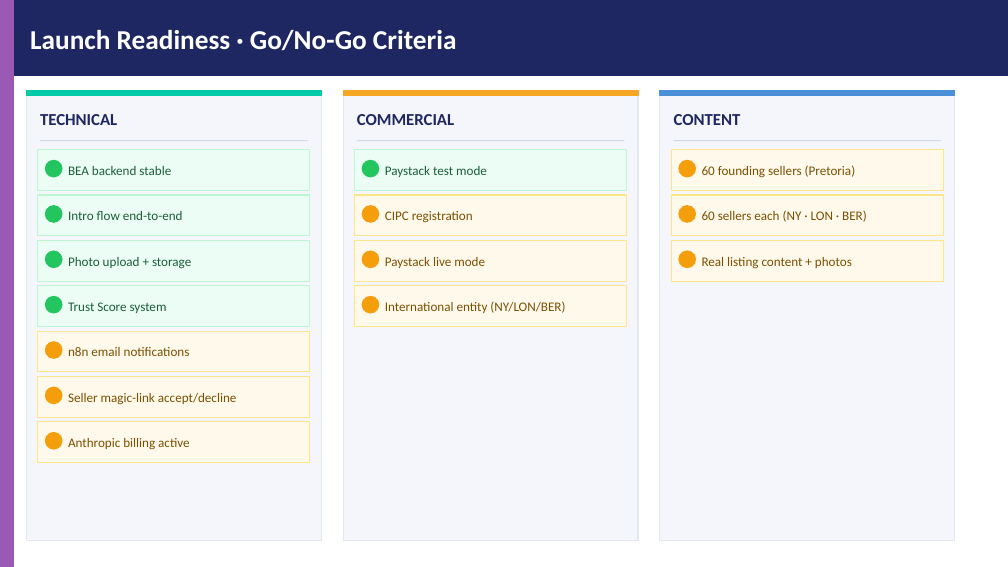
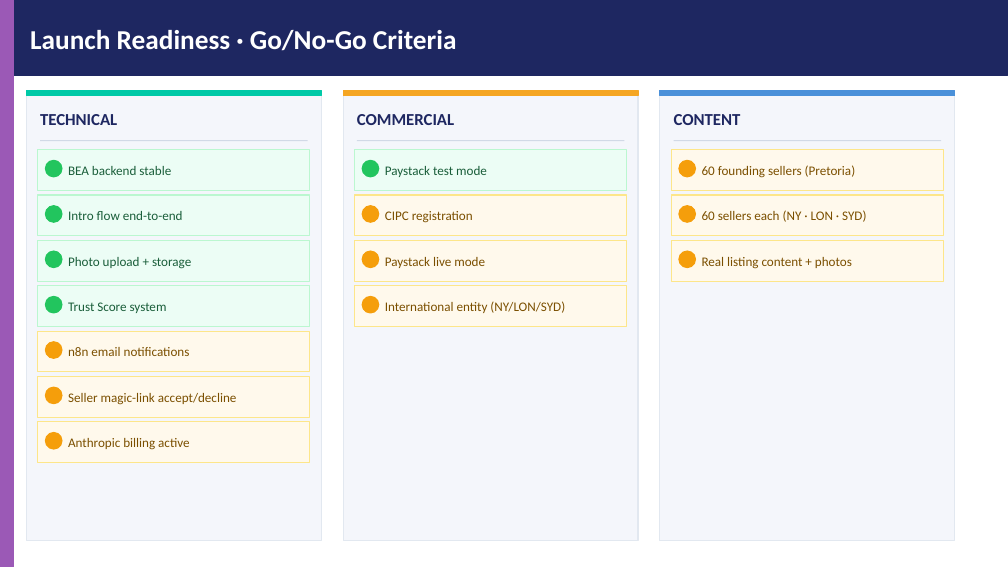
Before and after one commit to dmcontiki2/marketsquare, a slide deck: slide 6 of MarketSquare_LaunchPlan.pptx. Drawn at 1008x567 pixels with LibreOffice and Linux fonts; fonts in the diff are those of the drawing. Boxes give left, top, right and bottom in pixels: in the first picture for what was removed or moved away, otherwise in the second. Text is boxed around its words. In the diff, an @@ line names an element or a change of style, - is before the commit and + after.

```diff
--- a/MarketSquare_LaunchPlan.pptx
+++ b/MarketSquare_LaunchPlan.pptx
@@ text at (702,210,866,222): text changed @@
-60 sellers each (NY · LON · BER)
+60 sellers each (NY · LON · SYD)
@@ text at (385,301,565,313): text changed @@
-International entity (NY/LON/BER)
+International entity (NY/LON/SYD)
```
Also in this commit, not shown: 2 other slides changed, 1 other file.
